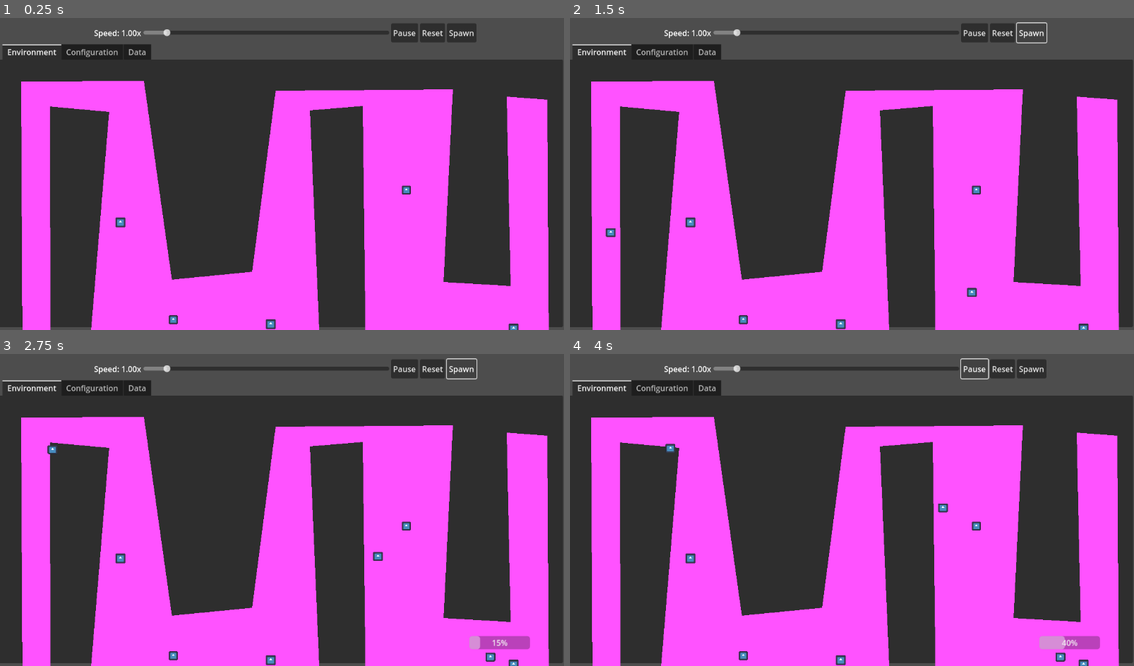
Above: before the commit, frames 1-4 (two rows, left to right).
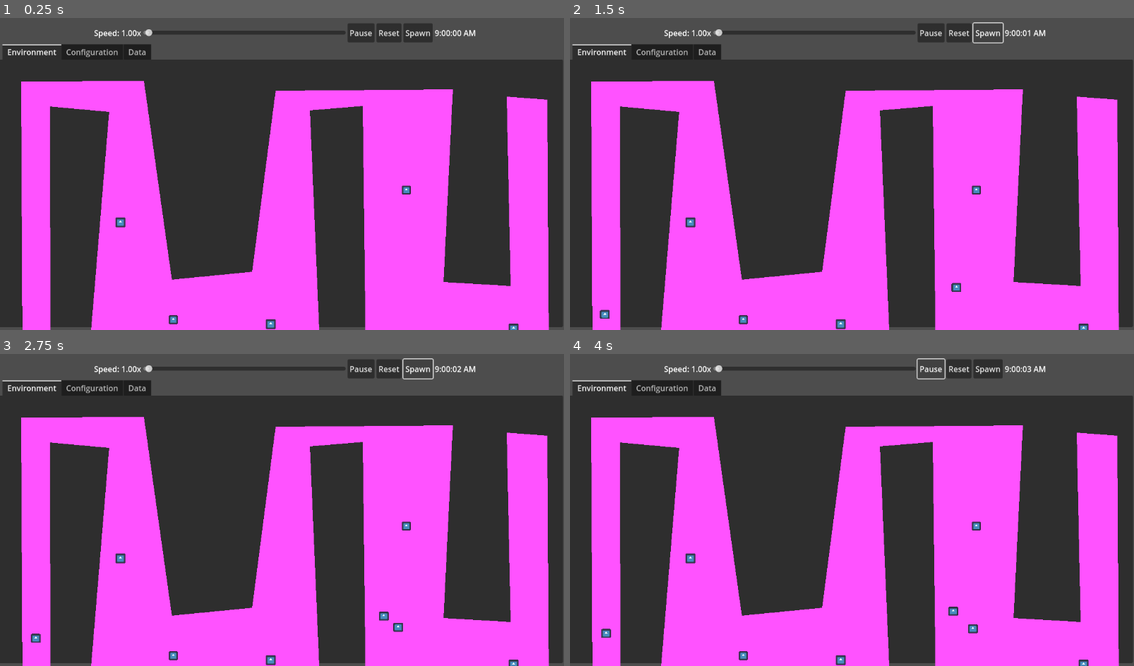
Above: after the commit, the same moments.

Repository: drewcydrew/sim-testing
Game: Godot game, scene res://World/World.tscn
Two runs of this game, one before a commit and one after it. Both use one fixed random seed, a clock stepped at 60 frames per second and the inputs below. The engine's default icon, where the game draws it, is replaced by a stand-in: a white triangle on a blue panel in a dark square.
Inputs:
- Up to frame 1 (0.25 s): no input
- Up to frame 2 (1.5 s): click "Spawn" at 0.5 s; click "Spawn" at 1.25 s
- Up to frame 3 (2.75 s): click "Spawn" at 2 s
- Up to frame 4 (4 s): click "Pause" at 2.75 s; click "Play" at 3.5 s

The runs differ from the first frame. In frame 1, 1.0% of the frame differs, in the area x 25-85%, y 1-8%; in frame 2, 1.1%; in frame 3, 1.6%; in frame 4, 1.7%, in the area x 5-94%, y 1-99%.

Commit message:
adding current time display

Diff:
--- a/Enemy/Enemy.tscn
+++ b/Enemy/Enemy.tscn
@@ -8,6 +8,7 @@
 
 [node name="Enemy" type="CharacterBody2D" node_paths=PackedStringArray("navigation_agent")]
 script = ExtResource("1_s7bn3")
+movement_speed = 20.0
 navigation_agent = NodePath("NavigationAgent2D")
 
 [node name="Sprite2D" type="Sprite2D" parent="."]
--- a/Enemy/enemy.gd
+++ b/Enemy/enemy.gd
@@ -70,7 +70,7 @@
 	#print("Visiting attraction:", current_attraction.name)
 	var t1: float = SimulationClock.now()
 
-	await _visit_for_sim_seconds(2.0)
+	await _visit_for_sim_seconds(120.0)
 
 	var t2: float = SimulationClock.now()
 	#GanttHub.record(current_attraction.name, t1, t2, 0, Color8(46, 204, 113) )
--- a/SimulationControls/simulation_controls.tscn
+++ b/SimulationControls/simulation_controls.tscn
@@ -15,5 +15,4 @@
 layout_mode = 2
 size_flags_horizontal = 3
 size_flags_vertical = 4
-max_value = 12.0
 step = 0.1
--- a/World/World.tscn
+++ b/World/World.tscn
@@ -56,6 +56,10 @@
 text = "Spawn
 "
 
+[node name="SimTimeLabel" type="Label" parent="SimulationControls"]
+layout_mode = 2
+text = "9:00AM"
+
 [connection signal="sim_speed_changed" from="SimulationControls" to="." method="_on_simulation_controls_sim_speed_changed"]
 [connection signal="pressed" from="SimulationControls/PlayPause" to="." method="_on_play_pause_pressed"]
 [connection signal="pressed" from="SimulationControls/Button" to="." method="_on_reset_pressed"]
--- a/World/world.gd
+++ b/World/world.gd
@@ -3,6 +3,12 @@
 
 # Remember the last non-zero speed so we can resume to it.
 var _last_nonzero_speed: float = 1.0
+
+
+const START_OF_DAY_SECONDS: int = 9 * 3600  # 9:00 AM
+
+@onready var _time_label: Label = $SimulationControls/SimTimeLabel
+
 
 @onready var _sim_controls: Node = $SimulationControls
 @onready var _play_pause_btn: Button = $SimulationControls/PlayPause
@@ -16,6 +22,11 @@
 	SimulationClock.rate_changed.connect(_on_rate_changed)
 	# Initialize UI from current Engine.time_scale
 	_on_rate_changed(Engine.time_scale)
+
+func _process(_delta: float) -> void:
+	_update_time_label()
+
+
 
 func _on_simulation_controls_sim_speed_changed(value: float) -> void:
 	# Drive the entire sim with Engine.time_scale via SimClock
@@ -73,3 +84,31 @@
 func _on_spawn_pressed() -> void:
 	if is_instance_valid(_env) and _env.has_method("spawn_one"):
 		_env.spawn_one()
+
+
+func _update_time_label() -> void:
+
+	if not is_instance_valid(_time_label):
+		return
+
+	print("Updating time label")
+	var sim_sec: int = int(SimulationClock.now())
+	var display_sec: int = START_OF_DAY_SECONDS + sim_sec
+	print("Added", sim_sec)
+	_time_label.text = _format_time_of_day(display_sec)
+
+func _format_time_of_day(total_seconds: float) -> String:
+	# Floor to whole seconds, then do all-int math (3.x: avoid //)
+	var secs: int = int(total_seconds)
+
+	var hours: int = int(secs / 3600) % 24
+	var minutes: int = int((secs % 3600) / 60)
+	var seconds: int = secs % 60
+
+	var is_am: bool = hours < 12
+	var h12: int = hours % 12
+	if h12 == 0:
+		h12 = 12
+
+	var meridiem := "AM" if is_am else "PM"
+	return "%d:%02d:%02d %s" % [h12, minutes, seconds, meridiem]
